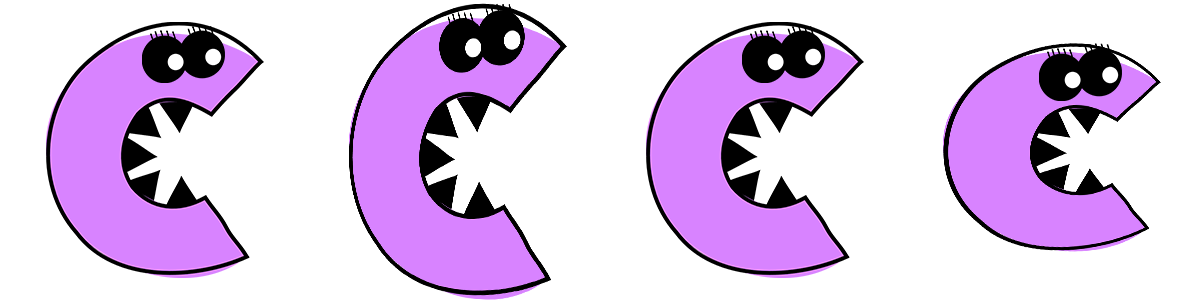
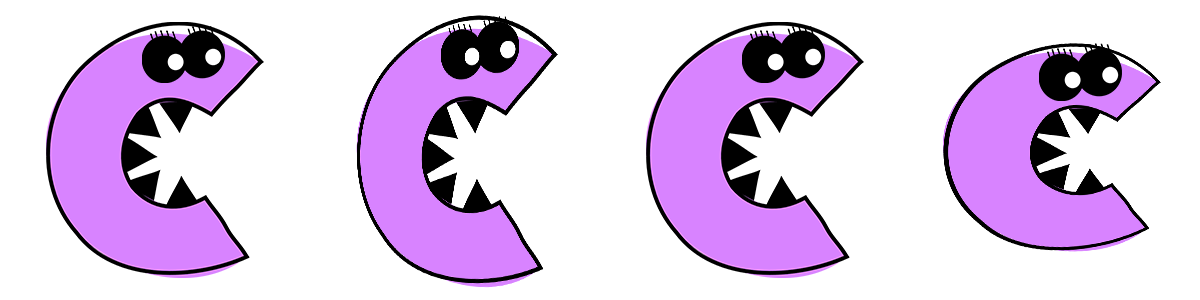
Layered file, before and after one edit (1200x300). Changes by layer:
painted on "c++_augen" (1st of 4, in "C++2.1") over [439, 3, 525, 80]
painted on "c++_Toothbody" (1st of 4, in "C++2.1") over [349, 3, 567, 300]
